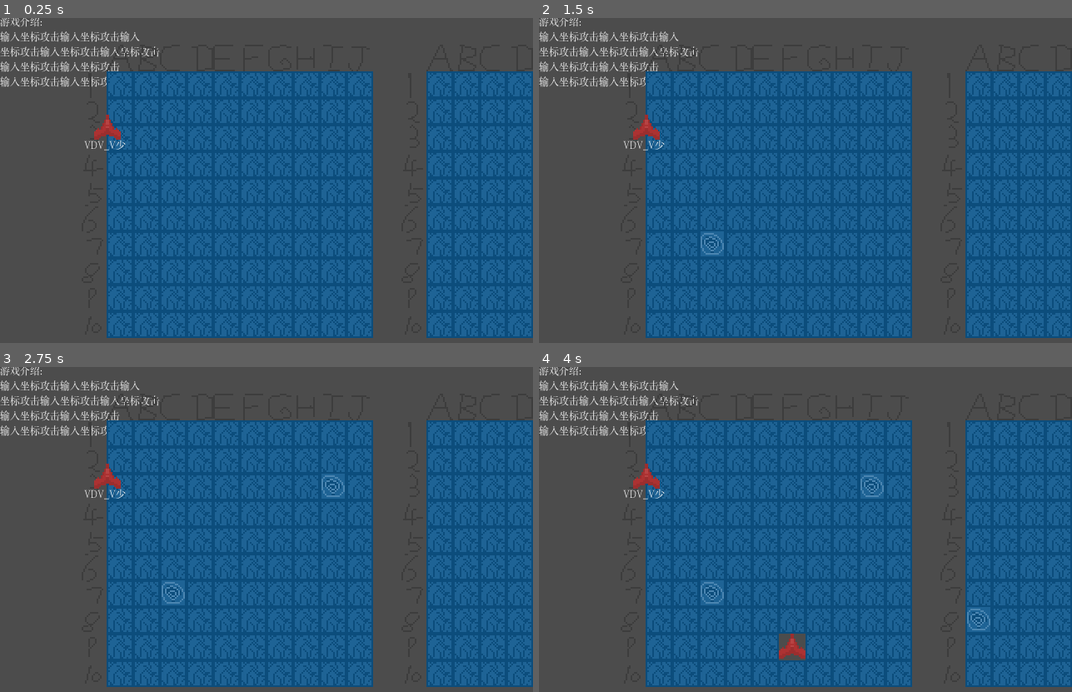
Above: before the commit, frames 1-4 (two rows, left to right).
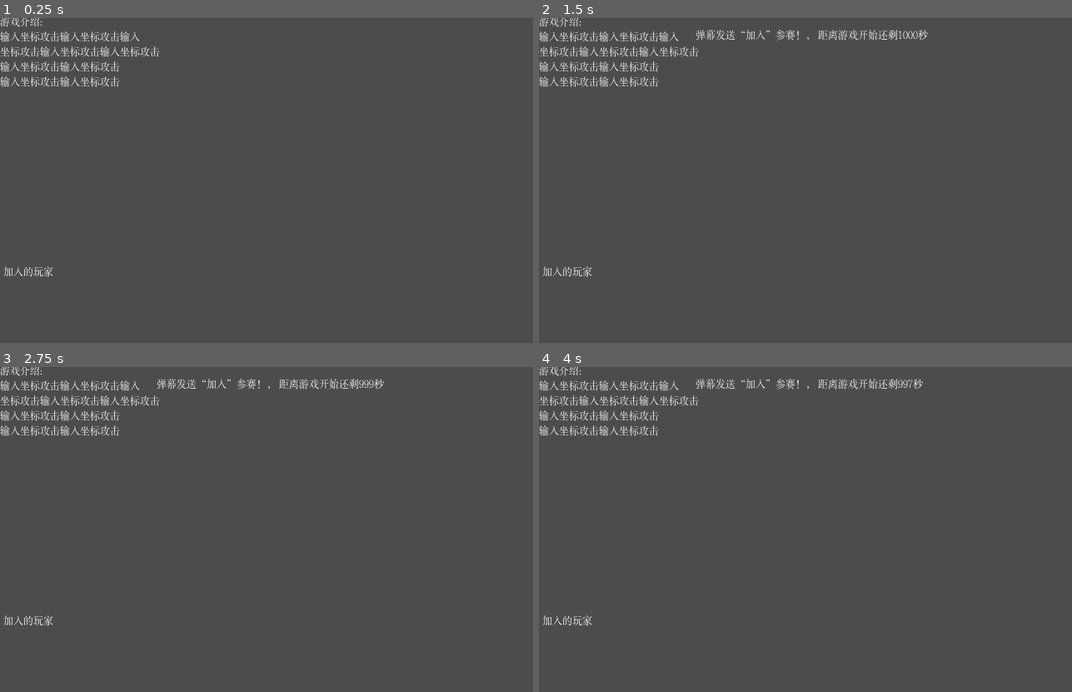
Above: after the commit, the same moments.

Repository: knil0o/tanmaku-battleship
Game: Godot game, scene res://MainScene.tscn
The game is run twice, just before and just after one commit, with the same random seed, the same clock (stepped at 60 frames per second) and the same inputs.
Inputs (mouse positions are in pixels of both pictures, inside the frame that each line leads up to):
- Up to frame 1 (0.25 s): no input
- Up to frame 2 (1.5 s): tap Enter at 0.5 s; move the mouse to (922, 196) at 0.52 s; click (922, 196) at 0.67 s; tap Space at 1.25 s; move the mouse to (698, 239) at 1.27 s; click (698, 239) at 1.42 s
- Up to frame 3 (2.75 s): tap Enter at 2 s; move the mouse to (319, 477) at 2.02 s; click (319, 477) at 2.17 s
- Up to frame 4 (4 s): tap Space at 2.75 s; move the mouse to (778, 646) at 2.77 s; click (778, 646) at 2.92 s; tap Enter at 3.5 s; move the mouse to (965, 627) at 3.52 s; click (965, 627) at 3.67 s

The runs differ from the first frame. In frame 1, 58% of the frame differs, in the area x 0-100%, y 8-99%; in frame 2, 58%, in the area x 0-100%, y 3-99%; in frame 3, 58%; in frame 4, 58%.

Commit message:
feat:加入websocket

Diff:
--- /dev/null
+++ b/Controller/BiliController.gd
@@ -0,0 +1,57 @@
+extends Node
+# The URL we will connect to
+export(String) var room_url = "https://live.bilibili.com/23848025?hotRank=0&session_id=a57af09ab51d3aec8885cb9fcda58fdf_50152752-3361-46A7-82B8-FF0419C1CC36&visit_id=3cnd699zwk80"
+export(String) var websocket_url = "ws://localhost:7852/"
+
+# Our WebSocketClient instance
+var _client = WebSocketClient.new()
+var last_msg_time
+var expire_s = 10
+
+signal on_msg_expire
+signal on_hit_pos(player_name, pos)
+signal on_player_in(player_name)
+
+func _ready():
+	# Connect base signals to get notified of connection open, close, and errors.
+	_client.connect("connection_closed", self, "_closed")
+	_client.connect("connection_error", self, "_closed")
+	_client.connect("connection_established", self, "_connected")
+	# This signal is emitted when not using the Multiplayer API every time
+	# a full packet is received.
+	# Alternatively, you could check get_peer(1).get_available_packets() in a loop.
+	_client.connect("data_received", self, "_on_data")
+
+	# Initiate connection to the given URL.
+	var err = _client.connect_to_url(websocket_url+room_url)
+	if err != OK:
+		print("Unable to connect")
+		set_process(false)
+
+func _closed(was_clean = false):
+	# was_clean will tell you if the disconnection was correctly notified
+	# by the remote peer before closing the socket.
+	print("Closed, clean: ", was_clean)
+	set_process(false)
+
+func _connected(proto = ""):
+	last_msg_time = OS.get_time()
+	# This is called on connection, "proto" will be the selected WebSocket
+	# sub-protocol (which is optional)
+	print("Connected with protocol: ", proto)
+	# You MUST always use get_peer(1).put_packet to send data to server,
+	# and not put_packet directly when not using the MultiplayerAPI.
+	_client.get_peer(1).put_packet("Test packet".to_utf8())
+
+func _on_data():
+	last_msg_time = OS.get_time()
+	var json = _client.get_peer(1).get_packet().get_string_from_utf8();
+	print("Got data from server: ", json)
+	var dict = JSON.parse(json).get_result()
+	if(dict["content"] == "加入"):
+		emit_signal("on_player_in", dict["name"])
+
+func _process(delta):
+	# Call this in _process or _physics_process. Data transfer, and signals
+	# emission will only happen when calling this function.
+	_client.poll()
--- /dev/null
+++ b/Controller/BiliController.tscn
@@ -0,0 +1,6 @@
+[gd_scene load_steps=2 format=2]
+
+[ext_resource path="res://Controller/BiliController.gd" type="Script" id=1]
+
+[node name="Node" type="Node"]
+script = ExtResource( 1 )
--- /dev/null
+++ b/HUD/HUD.gd
@@ -0,0 +1,28 @@
+extends CanvasLayer
+
+
+# Declare member variables here. Examples:
+# var a = 2
+# var b = "text"
+var player_head_line = "当前玩家:"
+
+# Called when the node enters the scene tree for the first time.
+func _ready():
+	$CurrentPlayer/PlayerInfo.text = "加入的玩家\n"
+
+	pass # Replace with function body.
+
+func set_wait_start_text(hint: String):
+	$TimerText.set_text(hint)
+func set_wait_start_second(second: int):
+	$TimerText.set_text("弹幕发送“加入”参赛！， 距离游戏开始还剩" +str(second) + "秒")
+# Called every frame. 'delta' is the elapsed time since the previous frame.
+#func _process(delta):
+#	pass
+func set_players(players: PoolStringArray):
+	for player_name in players:
+		add_player(player_name)
+func set_current_player(player_name: String):
+	$CurrentPlayer.text = player_head_line + player_name
+func add_player(player: String):
+	$CurrentPlayer/PlayerInfo.text +=  player +"\n"
--- /dev/null
+++ b/HUD/HUD.tscn
@@ -0,0 +1,42 @@
+[gd_scene load_steps=3 format=2]
+
+[ext_resource path="res://font/chinese.tres" type="DynamicFont" id=1]
+[ext_resource path="res://HUD/HUD.gd" type="Script" id=2]
+
+[node name="CanvasLayer" type="CanvasLayer"]
+script = ExtResource( 2 )
+
+[node name="Manual" type="Label" parent="." groups=["game"]]
+light_mask = 3
+margin_top = -1.0
+margin_right = 99.0
+margin_bottom = 50.0
+custom_fonts/font = ExtResource( 1 )
+text = "游戏介绍:
+输入坐标攻击输入坐标攻击输入
+坐标攻击输入坐标攻击输入坐标攻击
+输入坐标攻击输入坐标攻击
+输入坐标攻击输入坐标攻击"
+
+[node name="TimerText" type="Label" parent="."]
+margin_left = 94.0
+margin_top = 3.0
+margin_right = 221.0
+margin_bottom = 18.0
+custom_fonts/font = ExtResource( 1 )
+align = 1
+valign = 1
+
+[node name="CurrentPlayer" type="Label" parent="."]
+margin_left = 1.0
+margin_top = 135.0
+margin_right = 45.0
+margin_bottom = 149.0
+custom_fonts/font = ExtResource( 1 )
+
+[node name="PlayerInfo" type="Label" parent="CurrentPlayer" groups=["game"]]
+margin_left = 1.0
+margin_top = 14.0
+margin_right = 46.0
+margin_bottom = 105.0
+custom_fonts/font = ExtResource( 1 )
--- a/MainScene.gd
+++ b/MainScene.gd
@@ -6,26 +6,95 @@
 signal click_pos(event)
 export(PackedScene) var chess_board_scene
 export(PackedScene) var player_scene
+export(PackedScene) var controller
+export(int) var start_wait_time = 5
+export(int) var turn_wait_time = 30
 var chess_board1
 var chess_board2
-var player1
-
+var players = []
+#上一次操作的玩家
+var operate_player: int = 0
+#回合数
+var turn_count = 0
+#每个回合的时间
+var turn_time = 5
 # Called when the node enters the scene tree for the first time.
 func _ready():
-	chess_board1 = chess_board_scene.instance()
-	chess_board2 = chess_board_scene.instance()
-	add_child(chess_board1)
-	add_child(chess_board2)
-	chess_board1.position = Vector2(64,32)
-	chess_board2.position = Vector2(256,32)
-
-	player1 = player_scene.instance()
-	add_child(player1)
-	player1.set_player_name("vdv_v少")
-
 
 	pass
 
+
+
 func _process(delta):
-	player1.position = lerp(Vector2(64,64),Vector2(128,256), 0.01)
-	pass
+
+	if(start_wait_time == 0):
+		game_start()
+
+	if(start_wait_time < 0):
+		$HUD.set_wait_start_text("第"+ str(turn_count +1) + "回合剩余时间" + str(floor($TurnTimer.time_left) + 1))
+
+
+func _on_WaitPlayerTimer_timeout():
+	$HUD.set_wait_start_second(start_wait_time)
+	start_wait_time -= 1
+
+
+
+func game_start():
+	print("game start")
+	#重要！否则重复调用
+	start_wait_time -=1
+	yield(get_tree().create_timer(1), "timeout")
+	get_tree().call_group("start", "queue_free")
+	#下面是游戏逻辑
+	for player in players:
+		var chess_board = chess_board_scene.instance()
+
+	#棋盘生成完毕后，启动回合计时器
+	start_turn_timer()
+
+	#chess_board1 = chess_board_scene.instance()
+	#chess_board2 = chess_board_scene.instance()
+	#add_child(chess_board1)
+	#add_child(chess_board2)
+	#chess_board1.position = Vector2(64,32)
+	#chess_board2.position = Vector2(256,32)
+#切换到玩家的回合
+func set_player_turn(player: String):
+	$HUD.set_current_player(player)
+func set_player_turn_index(index: int):
+	var player_name = players[min(index, players.size() - 1)]
+	set_player_turn(player_name)
+
+#回合超时后进行下一回合
+func _on_TurnTimer_timeout():
+	#回合数 mod 人数 = 当前玩家在数组中的index
+	operate_player = turn_count % players.size()
+	set_player_turn_index(operate_player)
+	turn_count += 1
+#用户操作后进入下一回合
+
+#设置回合计时器并开始
+func start_turn_timer():
+	$TurnTimer.set_wait_time(turn_time)
+	$TurnTimer.start()
+	turn_count = 0;
+#在计时器结束之前，进入下一回合
+func next_turn():
+	operate_player += 1
+	turn_count += 1
+	set_player_turn_index(operate_player)
+	#计时器重新开始
+	$TurnTimer.start()
+
+
+
+#玩家输入指令
+func _on_WsController_on_hit_pos(player_name, pos):
+	pass # Replace with function body.
+
+
+#加入玩家
+func _on_WsController_on_player_in(player_name):
+	players.append(player_name)
+	$HUD.add_player(player_name)
--- a/MainScene.tscn
+++ b/MainScene.tscn
@@ -1,45 +1,29 @@
-[gd_scene load_steps=5 format=2]
+[gd_scene load_steps=6 format=2]
 
 [ext_resource path="res://MainScene.gd" type="Script" id=1]
-[ext_resource path="res://chessboard/ChessBoard.tscn" type="PackedScene" id=2]
+[ext_resource path="res://Controller/BiliController.tscn" type="PackedScene" id=2]
 [ext_resource path="res://player/Player.tscn" type="PackedScene" id=3]
-[ext_resource path="res://font/chinese.tres" type="DynamicFont" id=4]
+[ext_resource path="res://chessboard/ChessBoard.tscn" type="PackedScene" id=4]
+[ext_resource path="res://HUD/HUD.tscn" type="PackedScene" id=5]
 
 [node name="Node" type="Node"]
 script = ExtResource( 1 )
-chess_board_scene = ExtResource( 2 )
+chess_board_scene = ExtResource( 4 )
 player_scene = ExtResource( 3 )
+controller = ExtResource( 2 )
+start_wait_time = 1000
 
-[node name="Manual" type="Label" parent="."]
-light_mask = 3
-margin_top = -1.0
-margin_right = 99.0
-margin_bottom = 50.0
-custom_fonts/font = ExtResource( 4 )
-text = "游戏介绍:
-输入坐标攻击输入坐标攻击输入
-坐标攻击输入坐标攻击输入坐标攻击
-输入坐标攻击输入坐标攻击
-输入坐标攻击输入坐标攻击"
+[node name="WaitPlayerTimer" type="Timer" parent="." groups=["start"]]
+autostart = true
 
-[node name="TimerText" type="Label" parent="."]
-margin_left = 90.0
-margin_top = 67.0
-margin_right = 217.0
-margin_bottom = 77.0
-custom_fonts/font = ExtResource( 4 )
-text = "报名倒计时：10s"
-align = 1
+[node name="HUD" parent="." instance=ExtResource( 5 )]
 
-[node name="Label" type="Label" parent="TimerText"]
-margin_left = 25.0
-margin_top = 13.0
-margin_right = 102.0
-margin_bottom = 61.0
-custom_fonts/font = ExtResource( 4 )
-text = "VDV_V少
-BDB
-公公人
-マホウ少女えす"
+[node name="TurnTimer" type="Timer" parent="."]
 
-[node name="Timer" type="Timer" parent="."]
+[node name="WsController" parent="." instance=ExtResource( 2 )]
+room_url = "https://live.bilibili.com/6249349?visit_id=5237n1x3nfo0"
+
+[connection signal="timeout" from="WaitPlayerTimer" to="." method="_on_WaitPlayerTimer_timeout"]
+[connection signal="timeout" from="TurnTimer" to="." method="_on_TurnTimer_timeout"]
+[connection signal="on_hit_pos" from="WsController" to="." method="_on_WsController_on_hit_pos"]
+[connection signal="on_player_in" from="WsController" to="." method="_on_WsController_on_player_in"]
--- a/player/Player.gd
+++ b/player/Player.gd
@@ -1,14 +1,12 @@
 extends AnimatedSprite
 
 
-var player_name = ""
-var name_label
+export(String) var player_name = ""
 func set_player_name(name: String):
 	player_name = name
 	$NameLabel.text = name
 func get_player_name():
 	return player_name
-	name_label = get_node("Label")
 func _ready():
 
 
Binary file removed: addons/battleship_full_tilet.aseprite
Not shown, changed: export_presets.cfg
